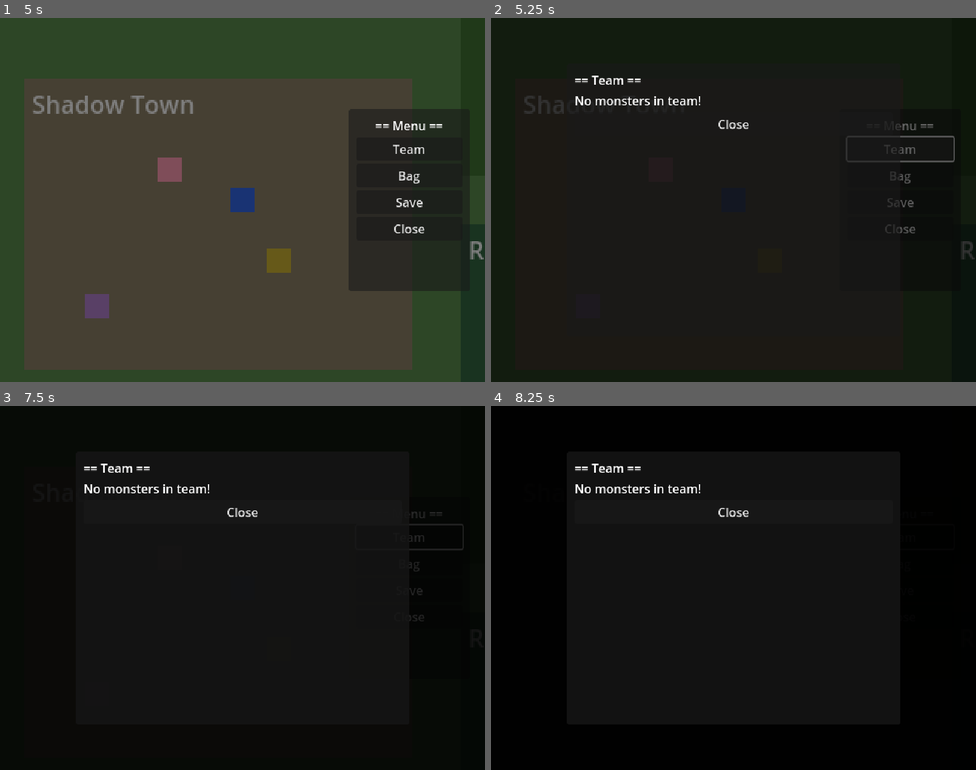
Above: before the commit, frames 1-4 (two rows, left to right).
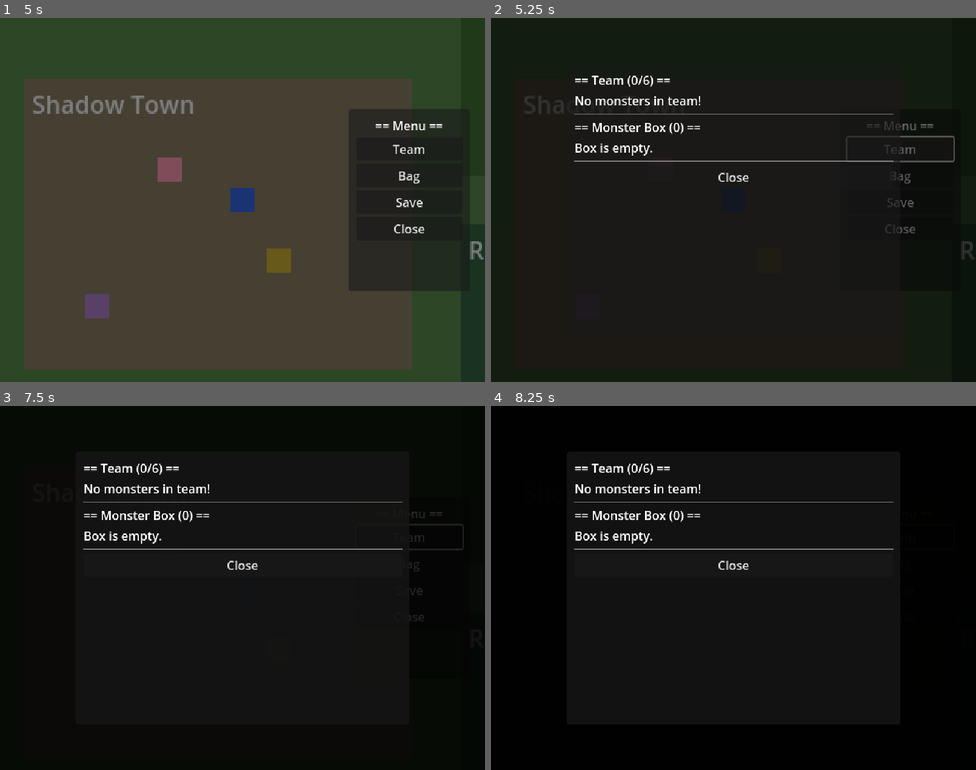
Above: after the commit, the same moments.

Repository: Jarvis-6587/shadow-realm
Game: Godot game, scene res://scenes/overworld/overworld.tscn
Same seed, same stepped clock (60 frames per second), same inputs: the game is played once before the commit and once after it. This scene is started directly instead of the project's main scene.
Inputs:
- Up to frame 1 (5 s): tap Enter at 0.5 s; hold D (move_right) 0.53-1.28 s; hold Space (interact) 0.53-1.28 s; hold S (move_down) 1.28-2.03 s; tap Space (interact) at 1.35, 2.85, 4.35 s; hold D (move_right) 2.03-2.78 s; hold Space (interact) 2.03-2.78 s; hold W (move_up) 2.78-3.53 s; hold Space (interact) 3.53-4.28 s; hold A (move_left) from 3.53 s (still down); tap Escape (cancel) at 4.15 s; tap Tab (menu) at 4.9 s
- Up to frame 2 (5.25 s): release A (move_left) at 5 s; click "Team" at 5 s
- Up to frame 3 (7.5 s): click "Bag" at 5.75 s; click "Save" at 6.5 s; tap Space (interact) at 7.25 s; hold S (move_down) from 7.28 s (still down); hold Space (interact) from 7.28 s (still down)
- Up to frame 4 (8.25 s): tap Enter at 8 s; release S (move_down) at 8.03 s; release Space (interact) at 8.03 s; hold D (move_right) from 8.03 s (still down); tap Space (interact) at 8.1 s

Frame 1 is identical in both runs. In frame 2, 1.1% of the frame differs, in the area x 17-83%, y 15-45%; in frame 3, 1.1%; in frame 4, 1.1%.

Commit message:
fix: Monster-Box UI – Überlauf-Monster zugänglich machen
- team_menu.gd: Zeigt jetzt Team UND Monster-Box; ermöglicht
  Tausch zwischen Team-Slot und Box-Slot sowie direktes Hinzufügen
  aus der Box wenn Teamgröße < 6
- game_data.gd: Neue Hilfsfunktionen swap_team_and_box() und
  move_from_box_to_team() für saubere Datenverwaltung
- battle_manager.gd: Zeigt beim Fangen explizit an ob das Monster
  ins Team oder in die Box kommt

Fixes MUL-16

Co-Authored-By: Paperclip <noreply@paperclip.ing>

Diff:
--- a/scripts/autoload/game_data.gd
+++ b/scripts/autoload/game_data.gd
@@ -149,6 +149,22 @@
 		team[to_idx] = temp
 		team_changed.emit()
 
+func swap_team_and_box(team_idx: int, box_idx: int):
+	if team_idx >= 0 and team_idx < team.size() and box_idx >= 0 and box_idx < monster_box.size():
+		var temp = team[team_idx]
+		team[team_idx] = monster_box[box_idx]
+		monster_box[box_idx] = temp
+		team_changed.emit()
+
+func move_from_box_to_team(box_idx: int) -> bool:
+	if box_idx >= 0 and box_idx < monster_box.size() and team.size() < MAX_TEAM_SIZE:
+		var mon = monster_box[box_idx]
+		monster_box.remove_at(box_idx)
+		team.append(mon)
+		team_changed.emit()
+		return true
+	return false
+
 func get_first_alive_monster() -> MonsterInstance:
 	for mon in team:
 		if mon.is_alive():
--- a/scripts/battle/battle_manager.gd
+++ b/scripts/battle/battle_manager.gd
@@ -211,9 +211,12 @@
 
 	if randf() < catch_chance:
 		battle_active = false
-		battle_ui.show_message("Gotcha! %s was caught!" % wild_monster.nickname)
+		var added_to_team = GameData.add_to_team(wild_monster)
+		if added_to_team:
+			battle_ui.show_message("Gotcha! %s was caught!" % wild_monster.nickname)
+		else:
+			battle_ui.show_message("Gotcha! %s was sent to the Box!" % wild_monster.nickname)
 		add_log("Caught %s with %s Soul Card!" % [wild_monster.nickname, tier])
-		GameData.add_to_team(wild_monster)
 		await get_tree().create_timer(2.0).timeout
 		end_battle()
 	else:
--- a/scripts/ui/team_menu.gd
+++ b/scripts/ui/team_menu.gd
@@ -2,6 +2,8 @@
 
 signal closed
 
+# Selection state: source is "team" or "box", index is position in that array
+var selected_source := ""
 var selected_index := -1
 
 func _ready():
@@ -9,7 +11,13 @@
 
 func _unhandled_input(event: InputEvent):
 	if event.is_action_pressed("cancel"):
-		closed.emit()
+		if selected_source != "":
+			# Cancel selection first
+			selected_source = ""
+			selected_index = -1
+			refresh_list()
+		else:
+			closed.emit()
 		get_viewport().set_input_as_handled()
 
 func refresh_list():
@@ -17,9 +25,15 @@
 	for child in vbox.get_children():
 		child.queue_free()
 
-	var title = Label.new()
-	title.text = "== Team =="
-	vbox.add_child(title)
+	# --- Team section ---
+	var team_title = Label.new()
+	team_title.text = "== Team (%d/%d) ==" % [GameData.team.size(), GameData.MAX_TEAM_SIZE]
+	vbox.add_child(team_title)
+
+	if GameData.team.is_empty():
+		var lbl = Label.new()
+		lbl.text = "No monsters in team!"
+		vbox.add_child(lbl)
 
 	for i in range(GameData.team.size()):
 		var mon = GameData.team[i]
@@ -27,33 +41,91 @@
 		var btn = Button.new()
 		var type_name = TypeChart.get_type_name(mon.type) if species else "???"
 		btn.text = "%d. %s Lv.%d  HP:%d/%d  [%s]" % [i + 1, mon.nickname, mon.level, mon.current_hp, mon.max_hp, type_name]
+		if selected_source == "team" and selected_index == i:
+			btn.disabled = true
+			btn.text = "▶ " + btn.text
 		var idx = i
-		btn.pressed.connect(func(): _on_monster_selected(idx))
+		btn.pressed.connect(func(): _on_monster_selected("team", idx))
 		vbox.add_child(btn)
 
-	if GameData.team.is_empty():
+	# --- Box section ---
+	var sep = HSeparator.new()
+	vbox.add_child(sep)
+
+	var box_title = Label.new()
+	box_title.text = "== Monster Box (%d) ==" % GameData.monster_box.size()
+	vbox.add_child(box_title)
+
+	if GameData.monster_box.is_empty():
 		var lbl = Label.new()
-		lbl.text = "No monsters in team!"
+		lbl.text = "Box is empty."
 		vbox.add_child(lbl)
+
+	for i in range(GameData.monster_box.size()):
+		var mon = GameData.monster_box[i]
+		var species = MonsterDB.get_species(mon.species_id)
+		var btn = Button.new()
+		var type_name = TypeChart.get_type_name(mon.type) if species else "???"
+		btn.text = "B%d. %s Lv.%d  HP:%d/%d  [%s]" % [i + 1, mon.nickname, mon.level, mon.current_hp, mon.max_hp, type_name]
+		if selected_source == "box" and selected_index == i:
+			btn.disabled = true
+			btn.text = "▶ " + btn.text
+		var idx = i
+		btn.pressed.connect(func(): _on_monster_selected("box", idx))
+		vbox.add_child(btn)
+
+	# --- Hint / Close ---
+	var sep2 = HSeparator.new()
+	vbox.add_child(sep2)
+
+	if selected_source != "":
+		var hint = Label.new()
+		hint.text = "Select a target to swap. [Cancel] to deselect."
+		vbox.add_child(hint)
 
 	var close_btn = Button.new()
 	close_btn.text = "Close"
 	close_btn.pressed.connect(func(): closed.emit())
 	vbox.add_child(close_btn)
 
-func _on_monster_selected(idx: int):
-	if selected_index < 0:
+func _on_monster_selected(source: String, idx: int):
+	# First click — select the monster and show details
+	if selected_source == "":
+		selected_source = source
 		selected_index = idx
-		show_monster_details(idx)
-	else:
-		# Swap monsters
-		if selected_index != idx:
-			GameData.swap_team_monster(selected_index, idx)
+		refresh_list()
+		show_monster_details(source, idx)
+		return
+
+	# Second click — perform swap / move
+	if selected_source == source and selected_index == idx:
+		# Clicked same monster → deselect
+		selected_source = ""
 		selected_index = -1
 		refresh_list()
-
-func show_monster_details(idx: int):
-	var mon = GameData.team[idx]
+		return
+
+	if selected_source == "team" and source == "team":
+		# Swap two team slots
+		GameData.swap_team_monster(selected_index, idx)
+	elif selected_source == "box" and source == "box":
+		# Reorder box: swap two box slots directly
+		var temp = GameData.monster_box[selected_index]
+		GameData.monster_box[selected_index] = GameData.monster_box[idx]
+		GameData.monster_box[idx] = temp
+	elif selected_source == "team" and source == "box":
+		# Swap team monster with box monster
+		GameData.swap_team_and_box(selected_index, idx)
+	elif selected_source == "box" and source == "team":
+		# Swap box monster with team monster
+		GameData.swap_team_and_box(idx, selected_index)
+
+	selected_source = ""
+	selected_index = -1
+	refresh_list()
+
+func show_monster_details(source: String, idx: int):
+	var mon = (GameData.team[idx] if source == "team" else GameData.monster_box[idx])
 	var species = MonsterDB.get_species(mon.species_id)
 
 	var detail_panel = Panel.new()
@@ -106,18 +178,34 @@
 		evo_lbl.text = "Evolves into %s at Lv.%d" % [evo_species.name if evo_species else species.evolution_id, species.evolution_level]
 		vbox.add_child(evo_lbl)
 
-	var swap_btn = Button.new()
-	swap_btn.text = "Swap Position (select another)"
-	swap_btn.pressed.connect(func():
-		detail_panel.queue_free()
-	)
-	vbox.add_child(swap_btn)
+	# If monster is in box and team has space, offer direct move
+	if source == "box" and GameData.team.size() < GameData.MAX_TEAM_SIZE:
+		var move_btn = Button.new()
+		move_btn.text = "Add to Team"
+		var box_idx = idx
+		move_btn.pressed.connect(func():
+			detail_panel.queue_free()
+			GameData.move_from_box_to_team(box_idx)
+			selected_source = ""
+			selected_index = -1
+			refresh_list()
+		)
+		vbox.add_child(move_btn)
+	else:
+		var swap_btn = Button.new()
+		swap_btn.text = "Swap (select target on list)"
+		swap_btn.pressed.connect(func():
+			detail_panel.queue_free()
+		)
+		vbox.add_child(swap_btn)
 
 	var close_btn = Button.new()
 	close_btn.text = "Back"
 	close_btn.pressed.connect(func():
+		selected_source = ""
 		selected_index = -1
 		detail_panel.queue_free()
+		refresh_list()
 	)
 	vbox.add_child(close_btn)
 
